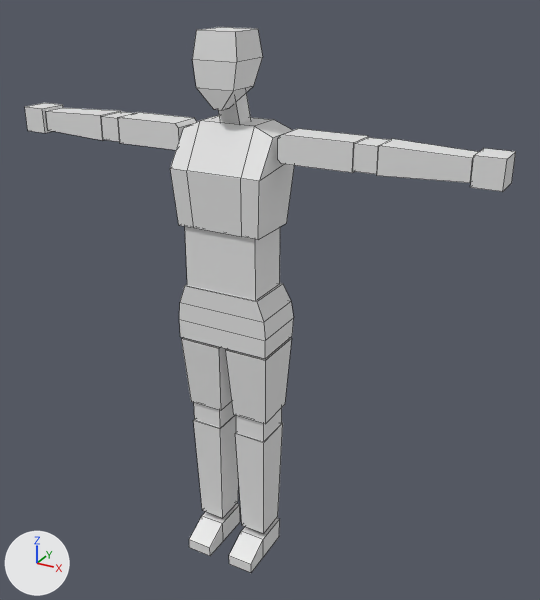
The FBX model cubeman-source-code/Assets/Models/Characters/Neutral/Civilians/model-character-neutral-scenario-civilian-0.fbx: old version first, new version second.
Before and after are seen from a 50 mm lens placed at (1.63, -2.6, 2.7), pointed at (0.13, 0.13, 1.34). The axes (+X, +Y, +Z) are drawn at lower left. The lights are the same throughout. Mesh edges are drawn as thin lines.

The first picture shows 'character_male_mesh'.
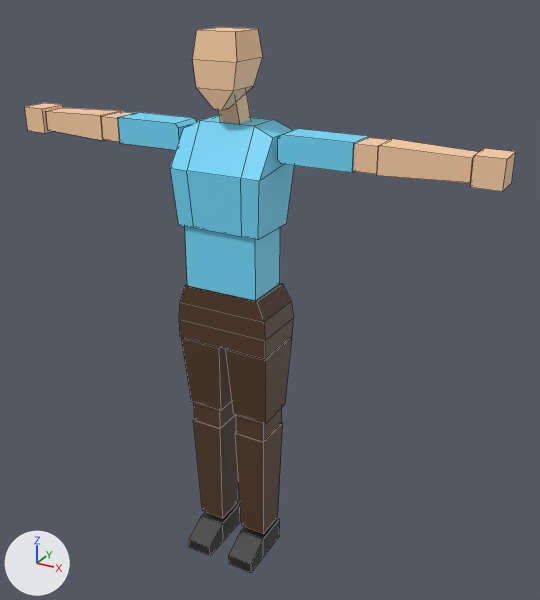
Changed parts and their boxes [x1, y1, x2, y2] in the pictures (540 x 600 px):
'character_male_mesh', recoloured: [25, 27, 516, 573] in both

What the commit changed:
Picture 'texture-character-neutral-scenario-civilian-0.tga' (img_texture_character_neutral_scenario_civilian_0_tga) is new.
Material 'material_cloth_and_skin' (mat_material_cloth_and_skin) is new.
Its texture is img_texture_character_neutral_scenario_civilian_0_tga (with its transparency).
me_character_male_mesh has 216 vertices, 168 faces and spans x -1.12..1.12, y -0.16..0.19, z 0.0..2.5.
me_character_male_mesh now uses material mat_material_cloth_and_skin (picture img_texture_character_neutral_scenario_civilian_0_tga).
